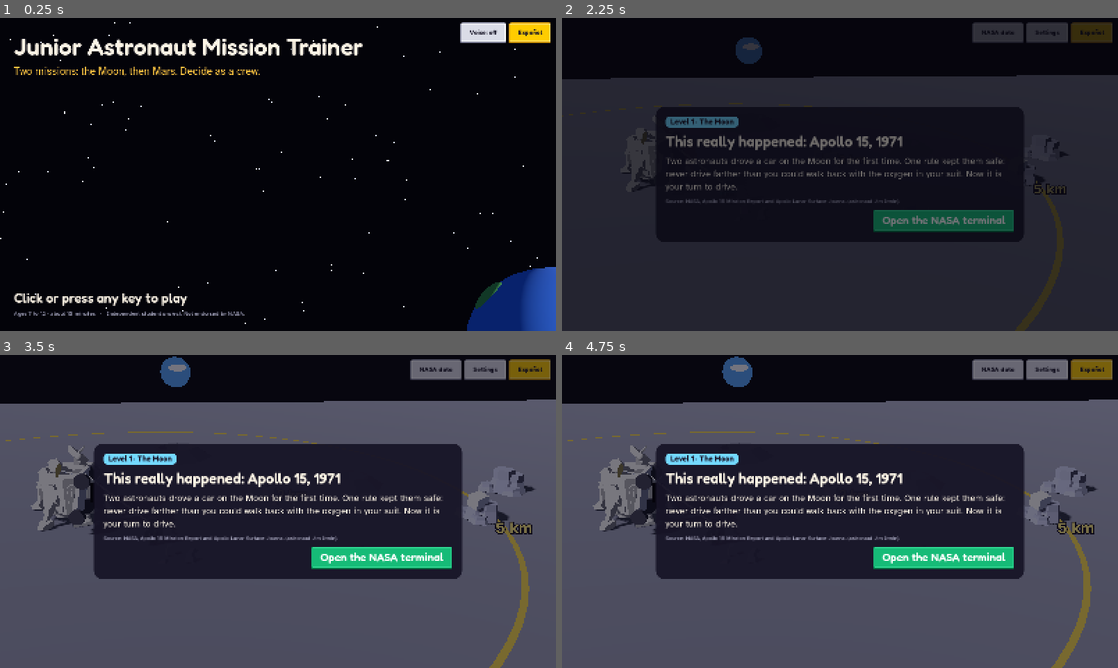
Above: before the commit, frames 1-4 (two rows, left to right).
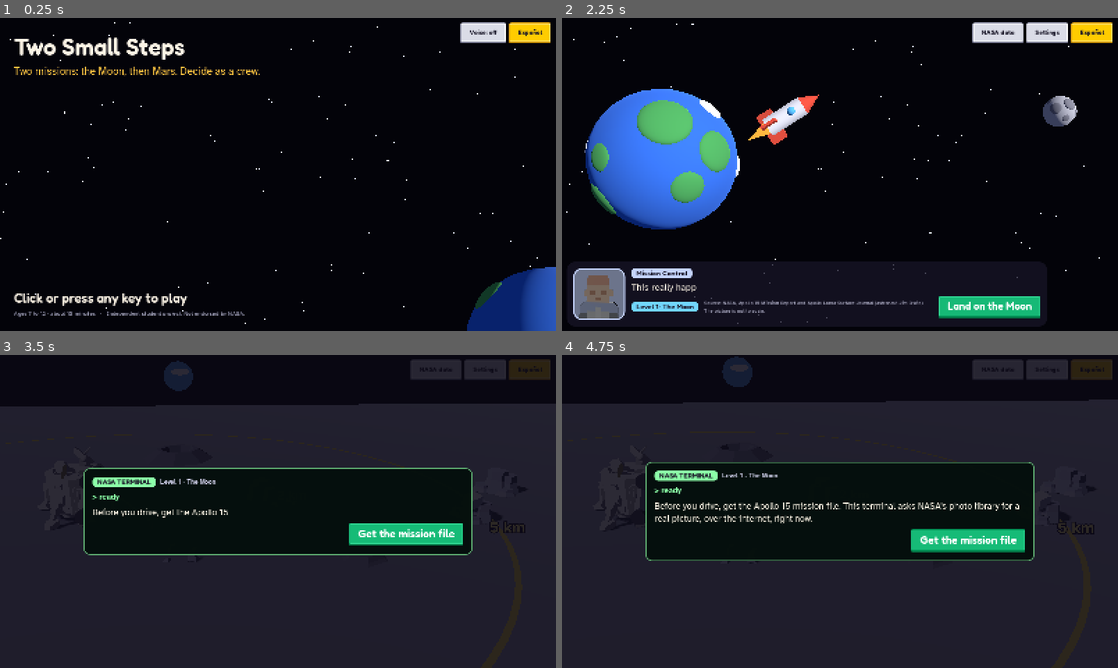
Above: after the commit, the same moments.

Repository: Royito06/NasaSpaceApps2026
Game: Godot game, scene res://main.tscn
Same seed, same stepped clock (60 frames per second), same inputs: the game is played once before the commit and once after it.
Inputs (mouse positions are in pixels of both pictures, inside the frame that each line leads up to):
- Up to frame 1 (0.25 s): no input
- Up to frame 2 (2.25 s): tap Enter at 0.5 s; move the mouse to (962, 158) at 0.52 s; hold D 0.53-1.25 s; tap U at 0.6 s; click (962, 158) at 0.67 s; tap Space at 0.77 s; click "1 player" at 1.25 s; click "Play" at 2 s
- Up to frame 3 (3.5 s): click (428, 642) at 2.75 s, where only the run after the commit has a clickable "Land on the Moon"
- Up to frame 4 (4.75 s): move the mouse to (728, 527) at 3.52 s; hold S 3.53-4.25 s; tap Q at 3.6 s; tap Space at 3.77 s; click "NASA data" at 4.25 s

The runs differ from the first frame. In frame 1, 1.9% of the frame differs, in the area x 2-66%, y 6-14%; in frame 2, 50%; in frame 3, 77%; in frame 4, 79%, in the area x 0-100%, y 0-100%.

Commit message:
Name the game Two Small Steps, fix the rocket trip and add one to the Moon
The title screen now shows the game's name. The trip to Mars starts clear of the Moon, moves from the first frame and follows the clock. Choosing the Moon plays a trip from Earth while Mission Control gives the Apollo 15 brief. play/ is the web export of this commit's game/.

Diff:
--- a/game/main.gd
+++ b/game/main.gd
@@ -55,7 +55,7 @@
 const BARS_W := 176      # width kept free in the bottom-right corner for the two bars
 const VOICE_TONE := {"cmd": [0.9, 0.95], "mc": [1.0, 1.0], "eng": [1.15, 1.0], "pro": [1.3, 1.0], "earth": [0.8, 0.9]}   # read-aloud [pitch, pace] per character
 const STORM_PIC_URL := "https://images-assets.nasa.gov/image/PIA26302/PIA26302~small.jpg"   # Curiosity, 20 May 2024
-const MODAL_STATES := ["title", "players", "select", "m_card", "m_term", "p_term", "m_compare", "to_mars", "decide", "compare", "debrief", "end", "f_decide", "f_end"]
+const MODAL_STATES := ["title", "players", "select", "m_card", "m_term", "p_term", "m_compare", "to_mars", "to_moon", "decide", "compare", "debrief", "end", "f_decide", "f_end"]
 const NOTE_STATES := ["meet", "role_eng", "role_pro", "ask_earth", "earth_q"]
 
 var world: Node3D               # level 2: Mars
@@ -472,7 +472,6 @@
 	moon.reset_scene()
 
 func _start_moon() -> void:
-	_set_level(1)
 	m_runs = []
 	picks.erase("m_plan")
 	term.erase("moon")
@@ -484,7 +483,12 @@
 	drop_guess = ""
 	drop_done = {"moon": false, "air": false}
 	moon.set_deploy(0.0, false, false)
-	_go("m_card")
+	_set_level(0)
+	_go("to_moon")   # the rocket flies from Earth to the Moon while Mission Control gives the brief
+
+func _land_moon() -> void:
+	_set_level(1)
+	_go("m_term")
 
 ## The rover is down: the crew climbs aboard.
 func _deploy_done() -> void:
@@ -914,8 +918,9 @@
 		if not moon_done:
 			locked.append("mars")
 		space.reduced_motion = world.reduced_motion
-		if state == "to_mars":
-			space.set_mode("travel", [], [])   # the trip from the Moon to Mars plays behind the brief
+		if state == "to_mars" or state == "to_moon":
+			# The trip plays behind the brief: Earth to the Moon, or the Moon to Mars.
+			space.set_mode("travel_mars" if state == "to_mars" else "travel_moon", [], [])
 		else:
 			space.set_mode(state if (state == "title" or state == "select") else "", open, locked)
 	if level == 1:
@@ -1587,6 +1592,8 @@
 				_r_m_compare()
 			"to_mars":
 				_r_to_mars()
+			"to_moon":
+				_r_to_moon()
 			"meet":
 				_r_meet()
 			"role_eng":
@@ -2599,6 +2606,16 @@
 	foot.add_child(UI.button(t("btn_next_mars"), func(): moon.set_drop(true); _go("m_drop"), "Green", 28))
 
 ## Between the levels: the same question, with Earth too far away to answer in time.
+func _r_to_moon() -> void:
+	# The rocket leaves Earth for the Moon while Mission Control tells the real story behind the level.
+	var v := _talk("mc", t("m_card_title") + ". " + t("m_card_body"))
+	var row := UI.hbox(16)
+	v.add_child(row)
+	row.add_child(_pill(t("level_1"), COL_O2, 20))
+	row.add_child(UI.label(t("m_card_credit") + " " + t("to_scale"), 15, UI.SOFT, null, 640))
+	row.add_child(UI.spacer())
+	row.add_child(UI.button(t("btn_land_moon"), _land_moon, "Green", 30))
+
 func _r_to_mars() -> void:
 	# No card over the scene: the rocket leaves the Moon for Mars while the Commander gives the brief.
 	var v := _talk("cmd", t("to_mars_title") + ". " + t("to_mars_body"))
@@ -3728,7 +3745,7 @@
 			"m_card":
 				_start_moon()
 			"m_term":
-				_go("m_term")
+				_land_moon()
 				await _dev_step()
 				await _term_run("moon")
 				if OS.get_cmdline_user_args().has("--live"):
@@ -3922,8 +3939,8 @@
 		await _m_take_photo()
 	world.reduced_motion = false
 	space.reduced_motion = false
-	if state == "to_mars":
-		space.travel = 0.0   # the demo ran without motion: start the trip again so it can be seen
+	if state == "to_mars" or state == "to_moon":
+		space.restart_travel()   # the demo ran without motion: start the trip again so it can be seen
 	live_off = false
 	_spoken = ""
 	_drawn = ""
--- a/game/space.gd
+++ b/game/space.gd
@@ -20,8 +20,9 @@
 var reduced_motion := false
 var rocket: Node3D
 var flame: MeshInstance3D
-var travel := 0.0            # the trip from the Moon to Mars: 0 at the Moon, 1 at Mars
-const TRAVEL_SECS := 11.0
+var travel := 0.0            # the trip between worlds: 0 at the start, 1 on arrival
+var _travel_t0 := 0
+const TRAVEL_SECS := 8.0
 var _t := 0.0
 var _fly: Tween
 
@@ -211,23 +212,28 @@
 	flame.position.y = -0.57
 	rocket.add_child(flame)
 
+func restart_travel() -> void:
+	travel = 0.0
+	_travel_t0 = Time.get_ticks_msec()
+
 # ---------------------------------------------------------------- state the game can set
 
 ## "title": Earth drifts into view. "select": the worlds line up. Anything else hides them.
 func set_mode(new_mode: String, open: Array, locked: Array) -> void:
 	open_ids = open
 	for id in worlds:
-		worlds[id].node.visible = new_mode == "select" or (new_mode == "travel" and (id == "moon" or id == "mars"))
+		worlds[id].node.visible = new_mode == "select" or (new_mode == "travel_mars" and (id == "moon" or id == "mars")) or (new_mode == "travel_moon" and id == "moon")
 		for pair in worlds[id].mats:
 			(pair[0] as StandardMaterial3D).albedo_color = (pair[1] as Color) * (0.3 if locked.has(id) else 1.0)
 	if new_mode == mode:
 		return
 	mode = new_mode
-	rocket.visible = mode == "travel"
-	if mode == "travel":
-		travel = 0.0
+	rocket.visible = mode.begins_with("travel")
+	if mode.begins_with("travel"):
+		restart_travel()
 		for id in ["moon", "mars"]:
 			worlds[id].node.rotation = Vector3.ZERO
+		_travel_step(0.0)   # place everything now, so no frame shows the mission select layout
 	if _fly != null and _fly.is_valid():
 		_fly.kill()
 	if mode == "title":
@@ -253,7 +259,7 @@
 		return
 	if not reduced_motion:
 		earth.get_node("Spin").rotation.y += dt * 0.12
-	if mode == "travel":
+	if mode.begins_with("travel"):
 		_travel_step(dt)
 		return
 	if mode != "select":
@@ -269,27 +275,41 @@
 			if SLOTS[i] == "asteroid":
 				n.rotation.x += dt * 0.3
 
-## The trip: the rocket leaves the Moon, Earth and the Moon shrink behind it, and Mars grows ahead.
-## Sizes and distances are not to scale. It is slow and smooth, and with less motion it shows the arrival only.
-func _travel_step(dt: float) -> void:
-	travel = 1.0 if reduced_motion else minf(travel + dt / TRAVEL_SECS, 1.0)
-	var k: float = travel * travel * (3.0 - 2.0 * travel)   # ease in and out
+## The trip between worlds: "travel_moon" (Earth to the Moon) or "travel_mars" (the Moon to Mars).
+## The rocket starts clear of the world it leaves and moves at once, fast first and slower on arrival.
+## Progress follows the clock, so a slow device still sees the whole trip in the same time.
+## Sizes and distances are not to scale. With less motion, only the arrival is shown.
+func _travel_step(_dt: float) -> void:
+	var secs: float = (Time.get_ticks_msec() - _travel_t0) / 1000.0
+	travel = 1.0 if reduced_motion else clampf(secs / TRAVEL_SECS, 0.0, 1.0)
+	var k: float = 1.0 - pow(1.0 - travel, 2.2)   # ease out: it moves from the first frame
 	var w: float = _half_width()
-	earth.scale = Vector3.ONE * lerpf(0.5, 0.09, k)
-	earth.position = Vector3(lerpf(-0.70, -0.86, k) * w, lerpf(0.5, 1.5, k), 0.0)
 	var moon_n: Node3D = worlds.moon.node
-	moon_n.scale = Vector3.ONE * lerpf(0.42, 0.055, k)
-	moon_n.position = earth.position + Vector3(lerpf(2.3, 0.42, k), lerpf(1.0, 0.2, k), 0.0)
 	var mars_n: Node3D = worlds.mars.node
-	mars_n.scale = Vector3.ONE * lerpf(0.16, 1.45, k)
-	mars_n.position = Vector3(lerpf(0.86, 0.66, k) * w, lerpf(1.3, 0.9, k), 0.0)
-	if not reduced_motion:
-		mars_n.rotation.y += dt * 0.15
-	# The rocket flies a gentle arc from the Moon to just short of Mars, nose first.
-	var from := Vector3(-0.70 * w + 2.3 + 0.55, 1.6, 0.4)
-	var to := Vector3(0.66 * w - 2.85, 1.1, 0.4)
-	var at: Vector3 = from.lerp(to, k) + Vector3(0, sin(PI * k) * 0.55, 0)
-	var ahead: Vector3 = from.lerp(to, minf(k + 0.02, 1.0)) + Vector3(0, sin(PI * minf(k + 0.02, 1.0)) * 0.55, 0)
+	var from: Vector3
+	var to: Vector3
+	if mode == "travel_moon":
+		# Earth falls behind on the left; the Moon grows ahead on the right.
+		earth.scale = Vector3.ONE * lerpf(0.62, 0.22, k)
+		earth.position = Vector3(lerpf(-0.62, -0.78, k) * w, lerpf(0.3, 1.3, k), 0.0)
+		moon_n.scale = Vector3.ONE * lerpf(0.3, 1.5, k)
+		moon_n.position = Vector3(lerpf(0.80, 0.62, k) * w, lerpf(1.5, 0.9, k), 0.0)
+		from = Vector3(-0.62 * w + 2.7, 1.2, 0.6)
+		to = Vector3(0.62 * w - 2.9, 1.2, 0.6)
+	else:
+		# Earth and the Moon shrink behind the rocket; Mars grows ahead.
+		earth.scale = Vector3.ONE * lerpf(0.5, 0.09, k)
+		earth.position = Vector3(lerpf(-0.70, -0.86, k) * w, lerpf(0.5, 1.5, k), 0.0)
+		moon_n.scale = Vector3.ONE * lerpf(0.42, 0.055, k)
+		moon_n.position = earth.position + Vector3(lerpf(2.3, 0.42, k), lerpf(1.0, 0.2, k), 0.0)
+		mars_n.scale = Vector3.ONE * lerpf(0.16, 1.45, k)
+		mars_n.position = Vector3(lerpf(0.86, 0.66, k) * w, lerpf(1.3, 0.9, k), 0.0)
+		from = Vector3(-0.70 * w + 2.3 + 1.25, 1.75, 0.6)   # just beyond the Moon, not inside it
+		to = Vector3(0.66 * w - 2.95, 1.1, 0.6)
+	# The rocket flies a gentle arc, nose first.
+	var at: Vector3 = from.lerp(to, k) + Vector3(0, sin(PI * k) * 0.5, 0)
+	var k2: float = minf(k + 0.02, 1.0)
+	var ahead: Vector3 = from.lerp(to, k2) + Vector3(0, sin(PI * k2) * 0.5, 0)
 	rocket.position = at
 	var dir: Vector3 = ahead - at
 	rocket.rotation = Vector3(0, 0, (atan2(dir.y, dir.x) if dir.length() > 0.0001 else 0.0) - PI * 0.5)
--- a/game/strings.gd
+++ b/game/strings.gd
@@ -8,7 +8,7 @@
 
 const S := {
 	# --- general
-	"title": ["Junior Astronaut Mission Trainer", "Entrenador de Misión para Astronautas Junior"],
+	"title": ["Two Small Steps", "Two Small Steps"],
 	"subtitle": ["Two missions: the Moon, then Mars. Decide as a crew.", "Dos misiones: la Luna y luego Marte. Decidan en equipo."],
 	"ages": ["Ages 7 to 12 · about 15 minutes", "De 7 a 12 años · unos 15 minutos"],
 	"disclaimer": ["Independent student project. Not endorsed by NASA.", "Proyecto estudiantil independiente. Sin aval de la NASA."],
@@ -205,6 +205,8 @@
 	"btn_next_mars": ["One last experiment", "Un último experimento"],
 	"to_mars_title": ["Now Earth is too far away to help", "Ahora la Tierra está muy lejos para ayudar"],
 	"to_mars_body": ["On the Moon, Mission Control answered in under 3 seconds. From Mars, a message takes 3 to 22 minutes …(220 unchanged characters)…
+	"btn_land_moon": ["Land on the Moon", "Aterrizar en la Luna"],
+	"to_scale": ["The picture is not to scale.", "El dibujo no está a escala."],
 	"to_mars_scale": ["The story jumps from the Moon to Mars. Sizes and distances in this picture are not to scale.", "La historia salta de la Luna a Marte. Los tamaños y las distancias de este dibujo no están a escala."],
 	"btn_land_mars": ["Land on Mars", "Aterrizar en Marte"],
 	"bar_oxygen": ["Oxygen reserve", "Reserva de oxígeno"],
Not shown, changed: play/index.pck
